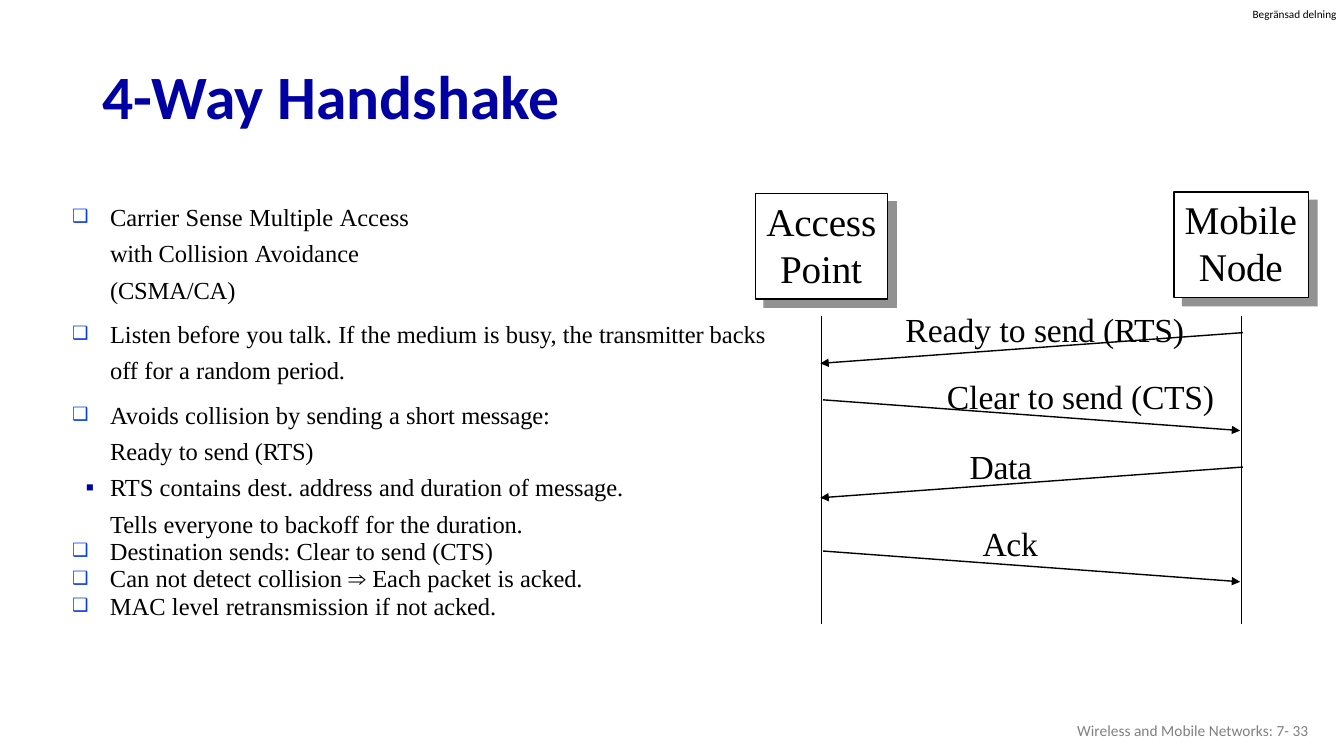
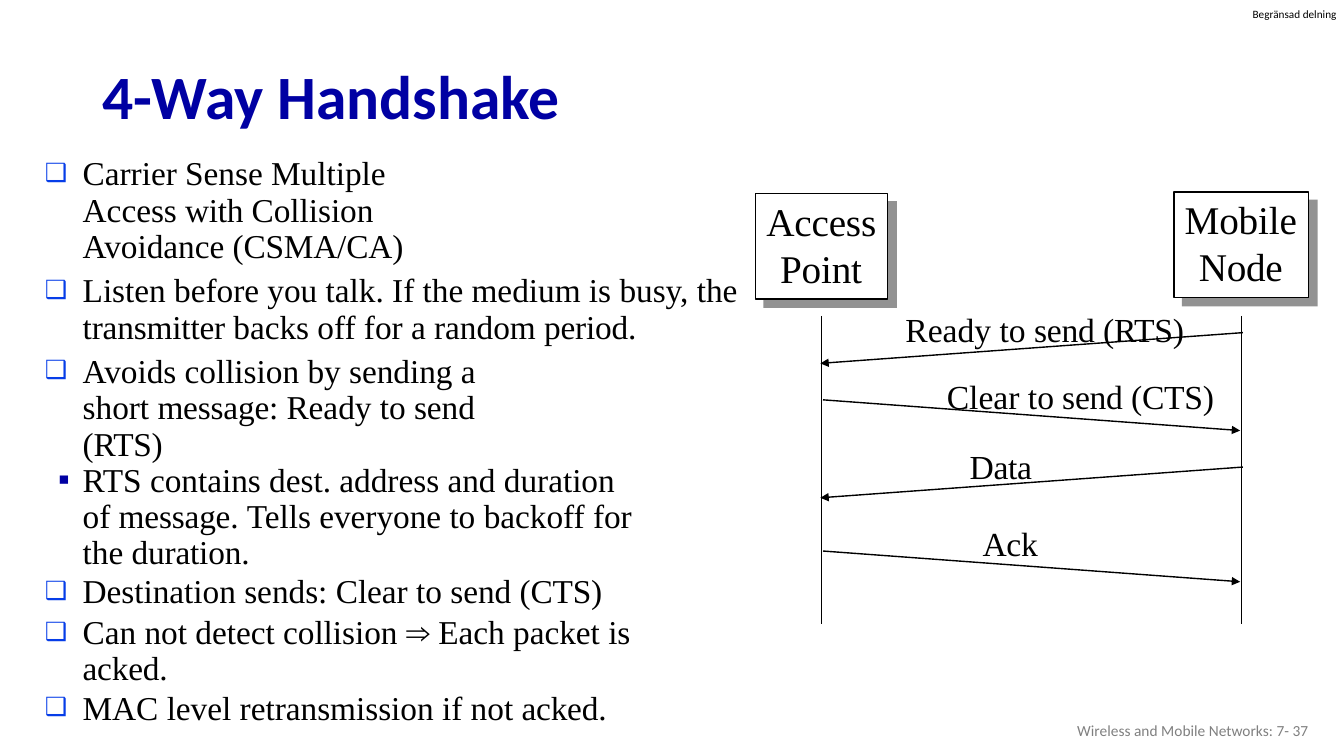
Before and after one commit to guhofstra/CSC175, a slide deck: slide 37 of PPTs/7.1 7.2 7.3 Wireless.pptx (slide 33 before the commit). Drawn at 1344x756 pixels with LibreOffice and Linux fonts; fonts in the diff are those of the drawing. Boxes give left, top, right and bottom in pixels: in the first picture for what was removed or moved away, otherwise in the second. Text is boxed around its words. In the diff, an @@ line names an element or a change of style, - is before the commit and + after.

```diff
--- a/PPTs/7.1 7.2 7.3 Wireless.pptx
+++ b/PPTs/7.1 7.2 7.3 Wireless.pptx
@@ text "Carrier Sense Multiple Access with ...": place and size @@
-text "Carrier Sense Multiple Access with ..." at (110,209,766,616)
+text "Carrier Sense Multiple Access with ..." at (83,162,738,721)
@@ text "Carrier Sense Multiple Access with ..." at (83,162,738,721): size 17.5 to 23.8 pt; line spacing 0.8 to 0.9 @@
@@ text at (1077,725,1309,736): text changed @@
-Wireless and Mobile Networks: 7- 33
+Wireless and Mobile Networks: 7- 37
```
Also in this commit, not shown: 6 other slides changed, 5 slides added, 3 slides removed, 20 other files.
